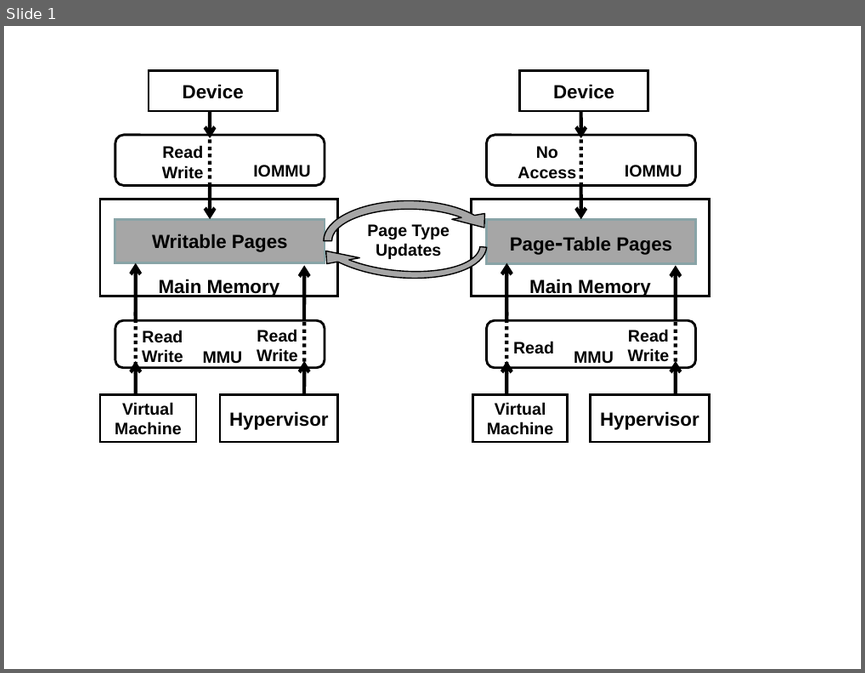
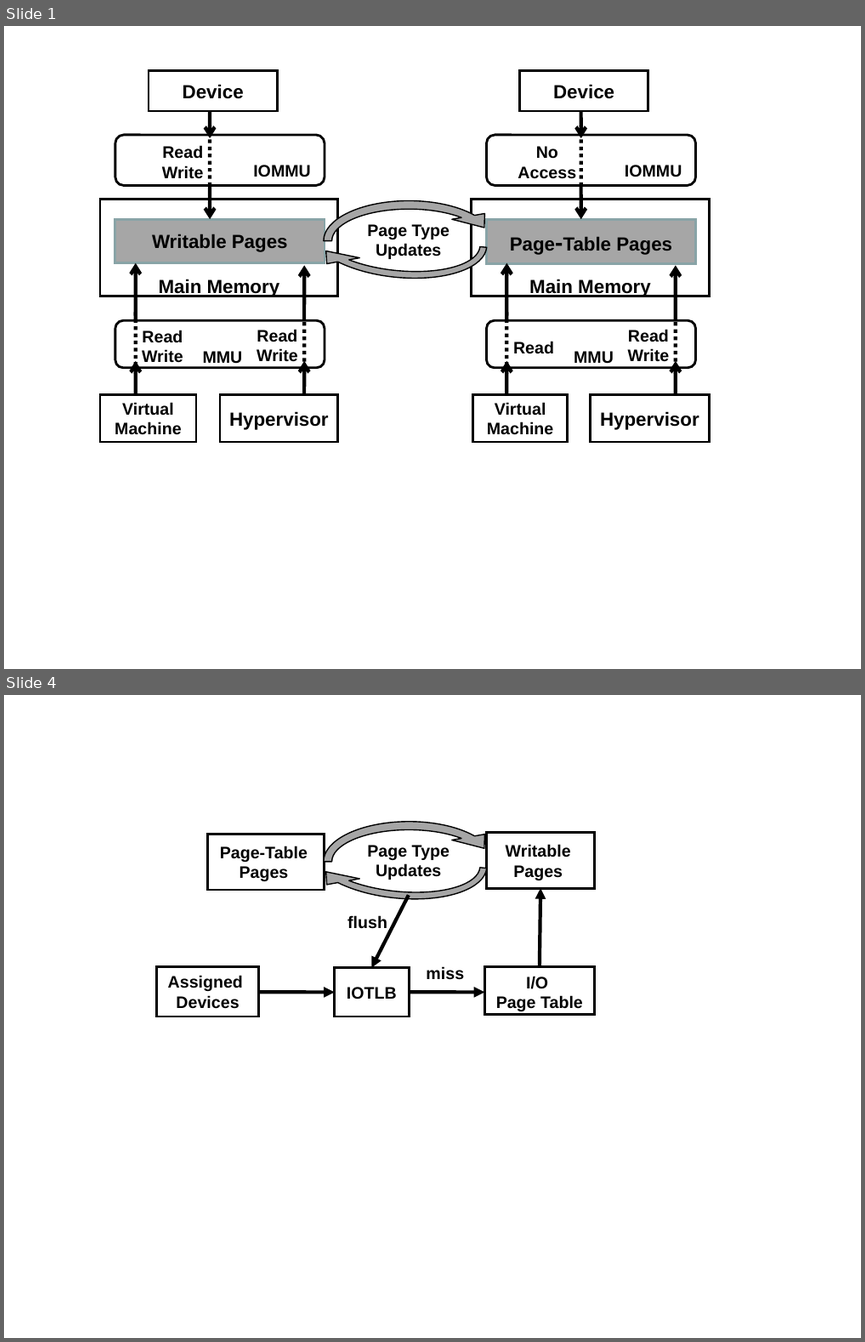
Before and after one commit to strongerwill/FastIO, a slide deck: doc/paper/image/background/wr2pt.ppt. Shown one above the other, each under a label of ours: slide 1 before the commit, slides 1 and 4 after it; the slides between them are not shown. The pictures are 865x673 and 865x1342 pixels, drawn with LibreOffice and Linux fonts; fonts in the diff are those of the drawing. Boxes give left, top, right and bottom in pixels: in the first picture for what was removed or moved away, otherwise in the second. Text is boxed around its words. In the diff, an @@ line names an element or a change of style, - is before the commit and + after.

```diff
--- a/doc/paper/image/background/wr2pt.ppt
+++ b/doc/paper/image/background/wr2pt.ppt
@@ slide 4 added at (4,695,861,1338), background #FFFFFF @@
@@ freeform shape added at (290,796,506,922), fill #A6A6A6, outline #000000 0.99 pt @@
@@ freeform shape added at (311,809,506,914), fill #A6A6A6, outline #000000 0.99 pt @@
@@ rectangle added at (208,834,324,890), outline #000000 2.01 pt, 14 pt, text #000000, bold @@
+Page-Table
+Pages
@@ text added at (367,845,449,879), 14 pt, text #000000, bold @@
+Page Type Updates
@@ rectangle added at (487,832,595,888), outline #000000 2.01 pt, 14 pt, text #000000, bold @@
+Writable
+Pages
@@ arrow added from (409, 895) to (371, 968), #000000 3 pt @@
@@ arrow added from (540, 967) to (540, 888), #000000 3 pt @@
@@ text added at (347,915,387,929), 14 pt, text #000000, bold @@
+flush
@@ rectangle added at (156,967,258,1016), outline #000000 2.01 pt, 14 pt, text #000000, bold @@
+Assigned
+Devices
@@ rectangle added at (335,968,409,1016), outline #000000 2.01 pt, 14 pt, text #000000, bold @@
+IOTLB
@@ text added at (426,966,464,980), 14 pt, text #000000, bold @@
+miss
@@ rectangle added at (484,967,595,1014), outline #000000 2.01 pt, 14 pt, text #000000, bold @@
+I/O
+Page Table
@@ arrow added from (258, 992) to (335, 993), #000000 3 pt @@
@@ arrow added from (409, 992) to (484, 993), #000000 3 pt @@
```
Also in this commit, not shown: 2 other slides added, 4 other files.
